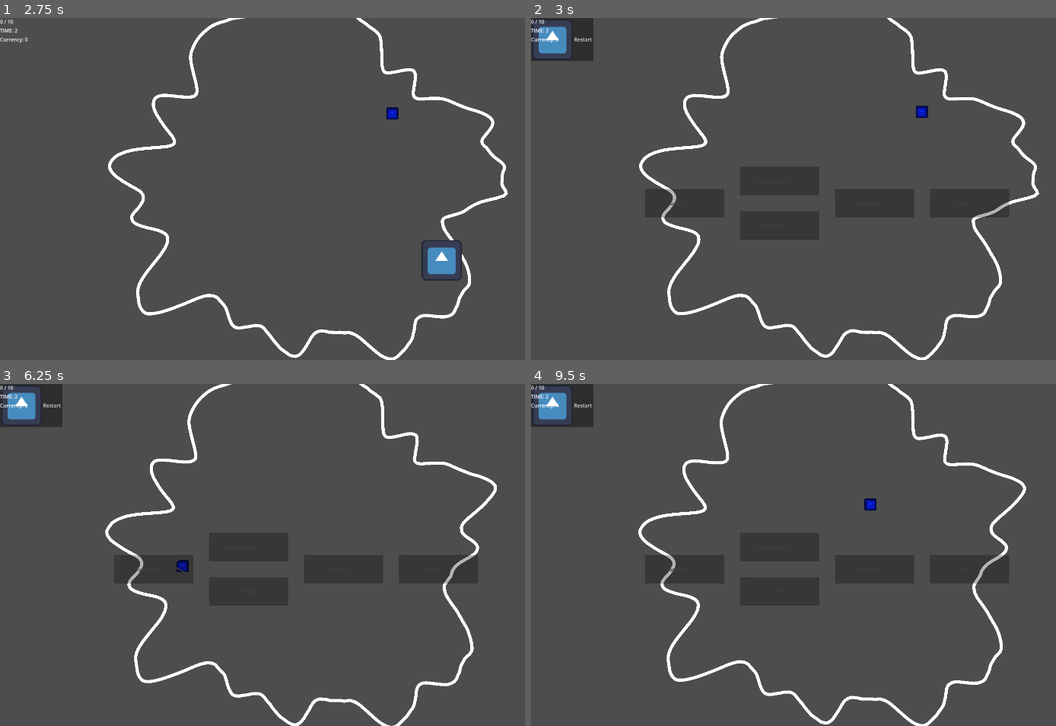
Above: before the commit, frames 1-4 (two rows, left to right).
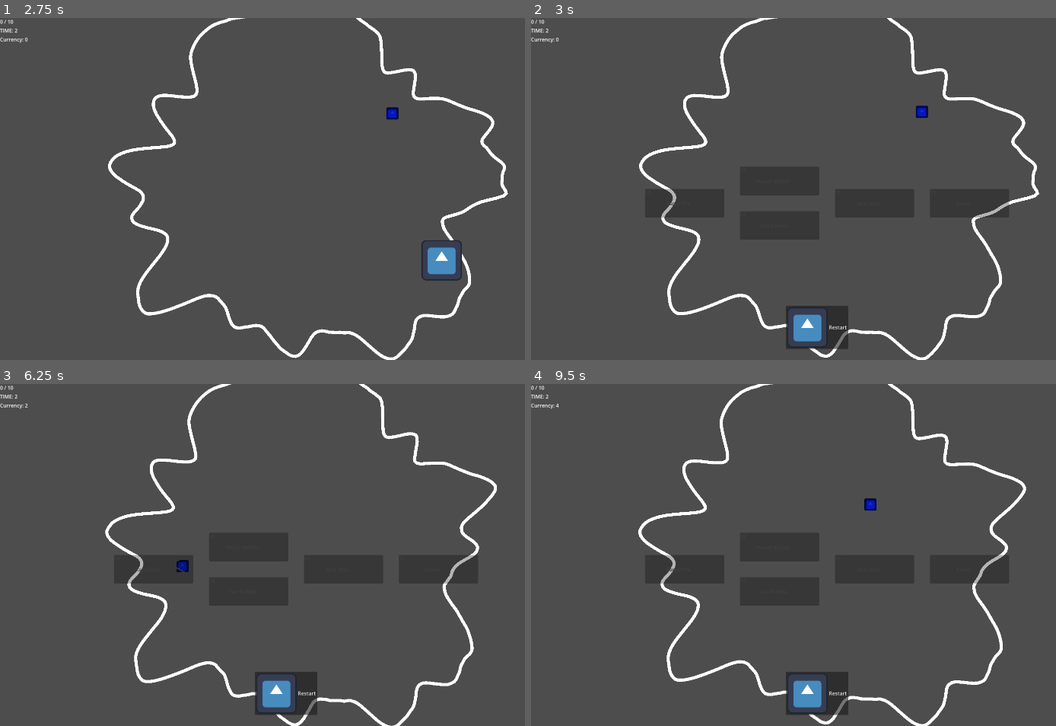
Above: after the commit, the same moments.

Repository: ekaktusz/bullet-hell-jam-7
Game: Godot game, scene res://Scenes/Map/Map.tscn
Two runs of this game, one before a commit and one after it. Both use one fixed random seed, a clock stepped at 60 frames per second and the inputs below. The engine's default icon, where the game draws it, is replaced by a stand-in: a white triangle on a blue panel in a dark square.
Inputs (mouse positions are in pixels of both pictures, inside the frame that each line leads up to):
- Up to frame 1 (2.75 s): move the mouse to (435, 171) at 0.52 s; hold Right (ui_right) 0.53-1.28 s; click (435, 171) at 0.67 s; move the mouse to (183, 206) at 1.27 s; hold Down (ui_down) 1.28-2.03 s; move the mouse to (362, 113) at 2.02 s; hold Right (ui_right) from 2.03 s (still down)
- Up to frame 2 (3 s): move the mouse to (804, 257) at 2.77 s; release Right (ui_right) at 2.78 s; hold Up (ui_up) from 2.78 s (still down); click (804, 257) at 2.92 s
- Up to frame 3 (6.25 s): release Up (ui_up) at 3.5 s; click "Restart" at 3.5 s; move the mouse to (488, 606) at 4.27 s; hold Left (ui_left) 4.28-5.78 s; move the mouse to (120, 503) at 5.02 s; move the mouse to (336, 555) at 5.77 s; hold Down (ui_down) from 5.78 s (still down); click (336, 555) at 5.92 s
- Up to frame 4 (9.5 s): release Down (ui_down) at 6.5 s; click "Restart" at 6.5 s; move the mouse to (746, 469) at 7.27 s; hold Right (ui_right) 7.28-8.03 s; move the mouse to (966, 537) at 8.02 s; hold Up (ui_up) 8.03-8.78 s; move the mouse to (714, 572) at 8.77 s; hold Right (ui_right) from 8.78 s (still down); click (714, 572) at 8.92 s

Frame 1 is identical in both runs. In frame 2, 2.3% of the frame differs, in the area x 0-61%, y 0-97%; in frame 3, 2.3%; in frame 4, 2.3%.

Commit message:
signal to update currency on skill unlock

Diff:
--- a/Scenes/Map/map.gd
+++ b/Scenes/Map/map.gd
@@ -28,6 +28,8 @@
 var run_time := 0.0
 
 func _ready():
+	Progression.currency_changed.connect(_on_currency_changed)
+	update_currency_label()
 	noise.frequency = 2
 	global_position = get_viewport_rect().size / 2.0
 	generate_blob(0)
@@ -198,3 +200,9 @@
 	get_tree().paused = true
 	var skill_tree = preload("res://Scenes/SkillTree/skill_tree.tscn").instantiate()
 	get_tree().current_scene.add_child(skill_tree)
+
+func _on_currency_changed(value):
+	currency_label.text = "Currency: " + str(value)
+
+func update_currency_label():
+	currency_label.text = "Currency: " + str(Progression.currency)
--- a/Scenes/Progression/progression.gd
+++ b/Scenes/Progression/progression.gd
@@ -1,4 +1,6 @@
 extends Node
+
+signal currency_changed(value)
 
 var unlocked_skills := []
 var currency := 0
@@ -40,7 +42,9 @@
 	var skill = skills[skill_id]
 	currency -= skill["cost"]
 	unlocked_skills.append(skill_id)
+	currency_changed.emit(currency)
 	print("UNLOCKED:", skill_id)
+	print("CURRENCY:", currency)
 
 func can_unlock(skill_id: String) -> bool:
 	if has_skill(skill_id):
@@ -61,3 +65,7 @@
 	for req in skill["requires"]:
 		max_depth = max(max_depth, get_depth(req) + 1)
 	return max_depth
+
+func add_currency(amount: int):
+	currency += amount
+	currency_changed.emit(currency)
--- a/Scenes/SkillTree/skill_tree.tscn
+++ b/Scenes/SkillTree/skill_tree.tscn
@@ -20,8 +20,10 @@
 
 [node name="Restart" type="Button" parent="." unique_id=940318680]
 layout_mode = 0
-offset_right = 197.0
-offset_bottom = 136.0
+offset_left = 805.0
+offset_top = 909.0
+offset_right = 1002.0
+offset_bottom = 1045.0
 text = "Restart"
 icon = ExtResource("2_tq623")
 
